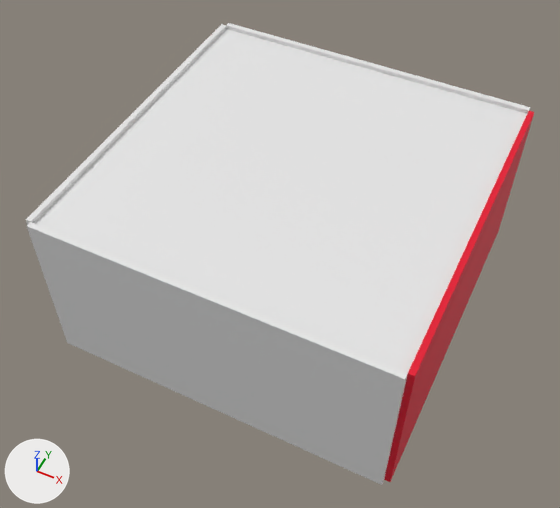
The Blender file data/map/map.blend, before and after one commit.
The view is the same before and after, from a camera (50 mm lens) standing at (7.98, -17.22, 22.51) and looking at (-0.18, -0.9, 2.11). Every picture has the same lights, and +X, +Y and +Z are marked at lower left. The first picture is the older version.

Objects in the first picture: 'ceiling', 'wall.001', 'wall.002', 'wall.003', 'wall.004'.
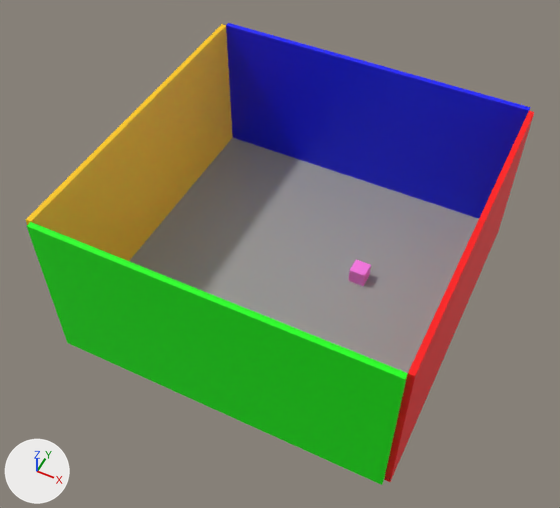
Commit message: Added CUBE and colored walls to the Map

The edits, one by one:
Material 'Material.001' (mat_material_001) changes colour from red #e7002b to red #ff0000; in linear values from (0.8, 0.0, 0.0238) to (1.0, 0.0, 0.0).
Material 'Material.003' (mat_material_003) is new.
Its base color is (1.0, 0.596, 0.0) (yellow #ffcb00).
Material 'Material.002' (mat_material_002) is new.
Its base color is (0.0, 0.00259, 1.0) (blue #0009ff).
Material 'Material.004' (mat_material_004) is new.
Its base color is (0.00417, 1.0, 0.0) (green #0dff00).
Material 'Material.005' (mat_material_005) is new.
Its base color is (0.333, 0.333, 0.333) (grey #9c9c9c).
Material 'Material.006' (mat_material_006) is new.
Its base color is (1.0, 0.2, 0.844) (pink #ff7ced).
me_cube_001 has 8 vertices, 6 faces and spans x -3.0..3.0, y -3.0..3.0, z -0.1..0.1.
me_cube_001 gains material mat_material_005 (grey #9c9c9c).
me_cube_003 has 8 vertices, 6 faces and spans x -3.0..3.0, y -0.1..0.1, z -3.0..3.0.
me_cube_003 gains material mat_material_004 (green #0dff00).
me_cube_004 has 8 vertices, 6 faces and spans x -3.0..3.0, y -0.1..0.1, z -3.0..3.0.
me_cube_004 gains material mat_material_002 (blue #0009ff).
me_cube_006 has 8 vertices, 6 faces and spans x -0.1..0.1, y -3.0..3.0, z -2.0..2.0.
me_cube_006 gains material mat_material_003 (yellow #ffcb00).
Mesh me_cube is new.
It is a box spanning x -1.0..1.0, y -1.0..1.0, z -1.0..1.0.
It uses material mat_material_006 (pink #ff7ced).
Object 'ceiling' (ob_ceiling) is now hidden.
Object 'CUBE' (ob_cube) is new; it shows me_cube.
Its location is (2.22, 0.96, 0.4).
Its scale is (0.3, 0.3, 0.3).

Location of each change, (x1, y1, x2, y2) in pixels of the pictures (560 x 508 px):
'ceiling', hidden
    before: (35, 29, 527, 373)
'floor', recoloured
    both: (130, 138, 479, 373)
'wall.001', recoloured (white to green)
    both: (27, 222, 408, 485)
'wall.002', recoloured
    both: (226, 23, 530, 114)
'wall.004', recoloured
    both: (26, 24, 226, 225)
'wall.003', recoloured
    both: (384, 111, 534, 481)
'CUBE', added (pink)
    after: (349, 260, 371, 286)
